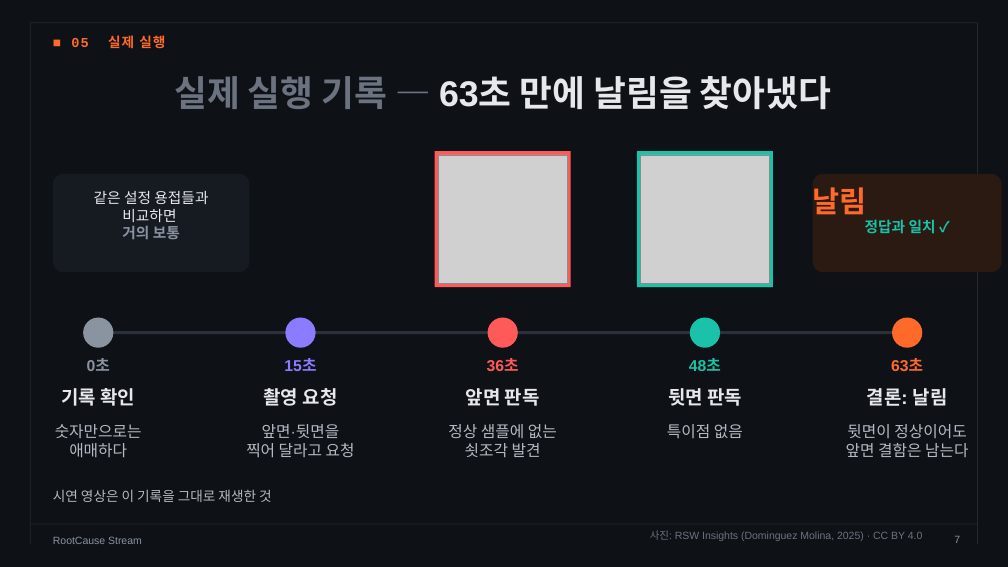
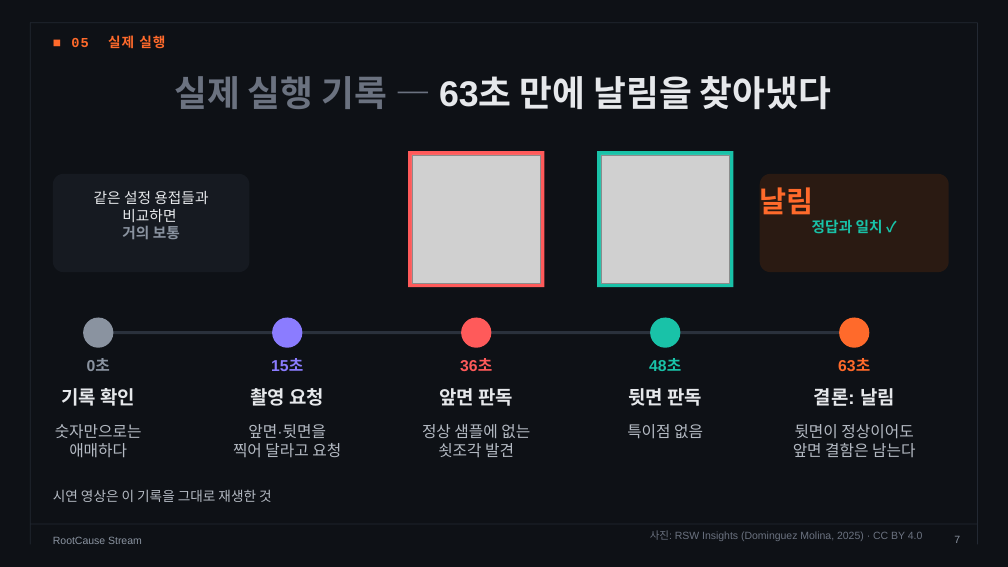
Before and after one commit to dlwogud/rootcause-stream, a slide deck: slide 7 of deck/RootCause_Stream_발표자료.pptx. Drawn at 1008x567 pixels with LibreOffice and Linux fonts; fonts in the diff are those of the drawing; grey boxes stand for pictures; background and template pictures are left out. Boxes give left, top, right and bottom in pixels: in the first picture for what was removed or moved away, otherwise in the second. Text is boxed around its words. In the diff, an @@ line names an element or a change of style, - is before the commit and + after.

```diff
--- a/deck/RootCause_Stream_발표자료.pptx
+++ b/deck/RootCause_Stream_발표자료.pptx
@@ 3 texts, 1 picture, 1 ellipse, 1 rectangle: place and size @@
-3 texts, 1 picture, 1 ellipse, 1 rectangle at (435,151,571,457)
+3 texts, 1 picture, 1 ellipse, 1 rectangle at (408,151,544,457)
@@ 3 texts, 1 picture, 1 ellipse, 1 rectangle: place and size @@
-3 texts, 1 picture, 1 ellipse, 1 rectangle at (637,151,774,438)
+3 texts, 1 picture, 1 ellipse, 1 rectangle at (597,151,734,438)
@@ 4 texts, 1 ellipse, 1 rounded rectangle: place and size @@
-4 texts, 1 ellipse, 1 rounded rectangle at (813,174,1002,457)
+4 texts, 1 ellipse, 1 rounded rectangle at (760,174,949,457)
@@ 3 texts, 1 ellipse: place and size @@
-3 texts, 1 ellipse at (246,318,355,458)
+3 texts, 1 ellipse at (233,318,341,457)
@@ line moved from (98, 333) - (907, 333) to (98, 333) - (854, 333) @@
```
Also in this commit, not shown: 2 other slides changed, 1 other file.
